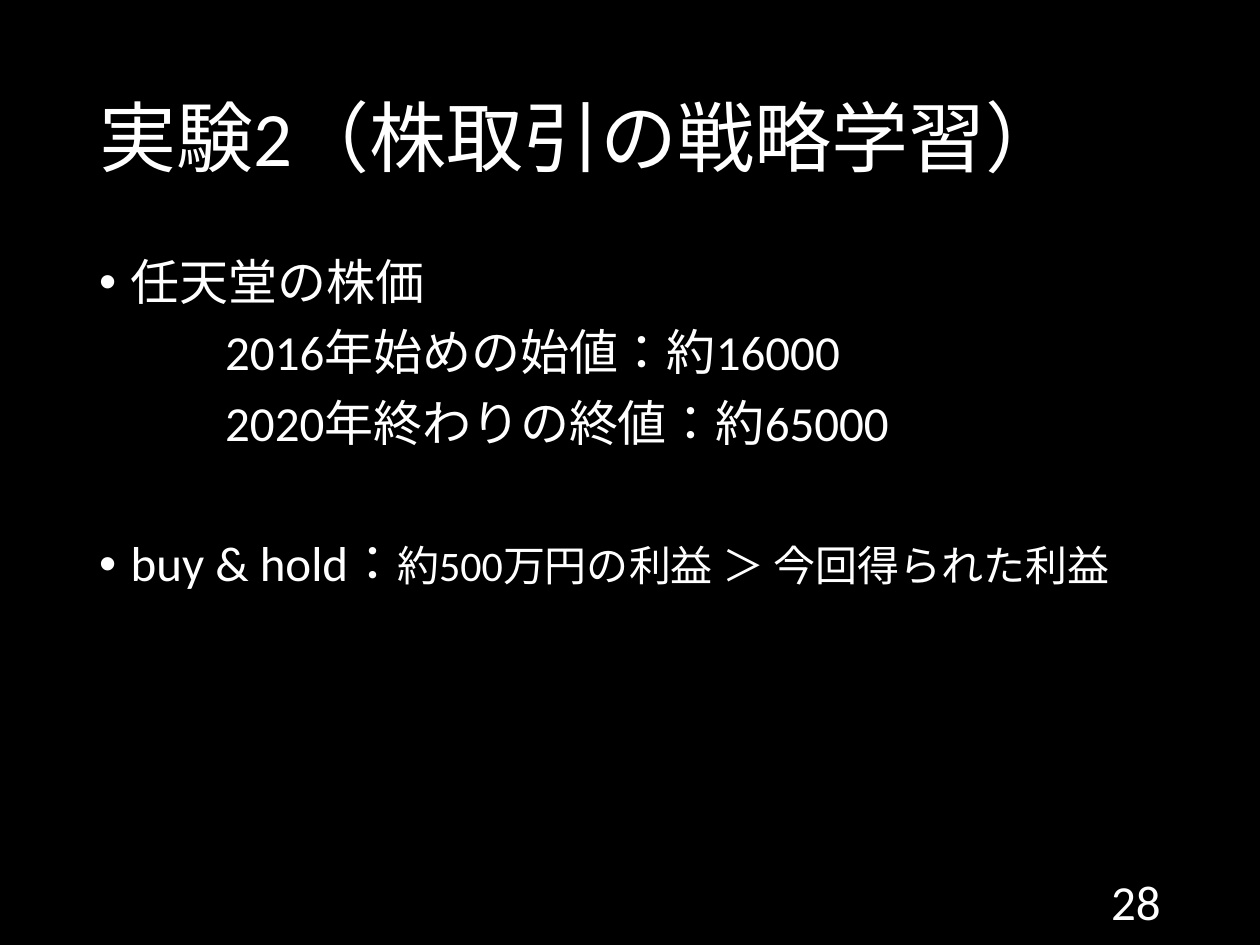
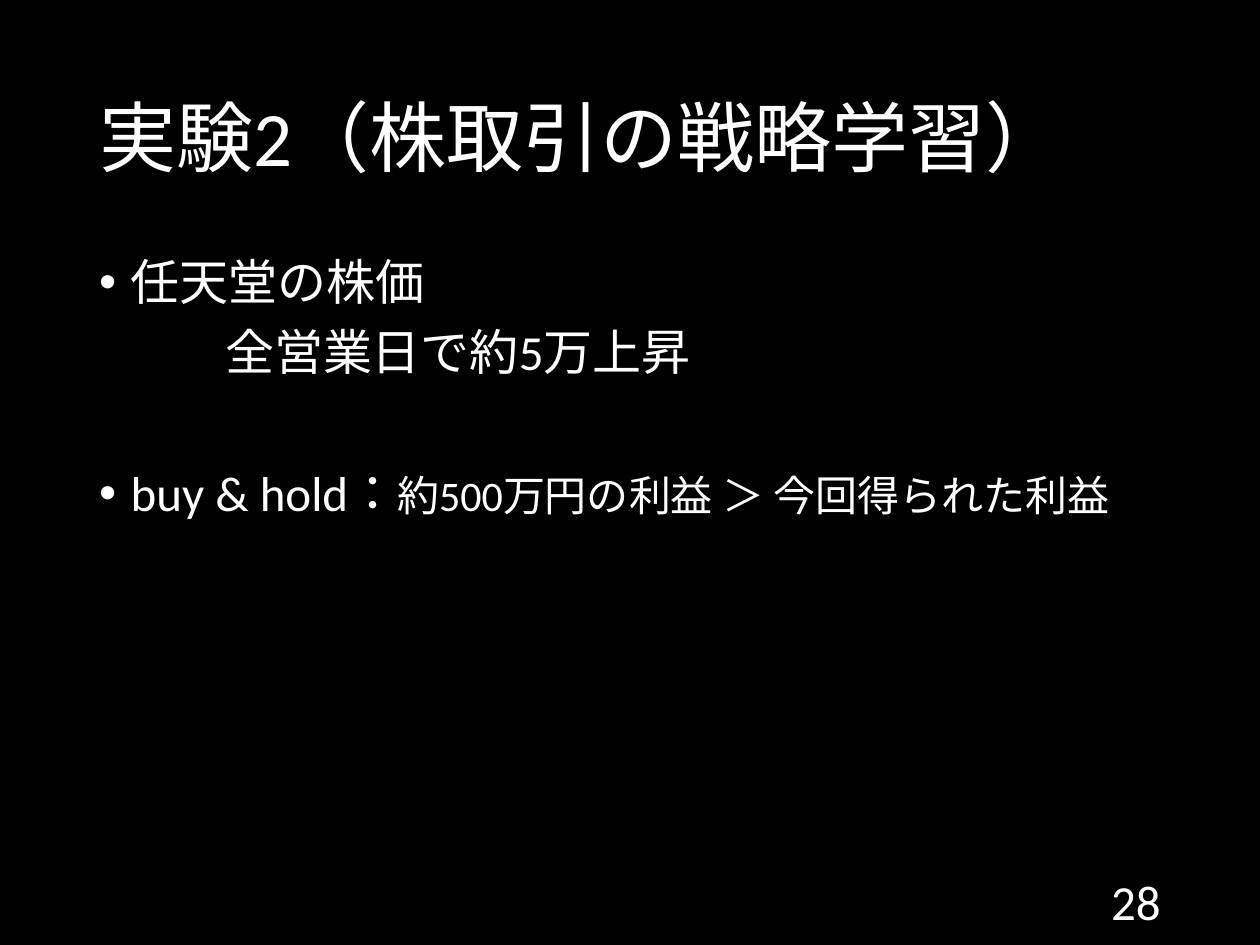
Before and after one commit to 1g-hub/ozeki, a slide deck: slide 28 of B3/情報工学実験II_発表資料.pptx. Drawn at 1260x945 pixels with LibreOffice and Linux fonts; fonts in the diff are those of the drawing. Boxes give left, top, right and bottom in pixels: in the first picture for what was removed or moved away, otherwise in the second. Text is boxed around its words. In the diff, an @@ line names an element or a change of style, - is before the commit and + after.

```diff
--- a/B3/情報工学実験II_発表資料.pptx
+++ b/B3/情報工学実験II_発表資料.pptx
@@ text at [225, 328, 690, 374]: text changed @@
-2016年始めの始値：約16000
-2020年終わりの終値：約65000
+全営業日で約5万上昇
```
Also in this commit, not shown: 11 other slides changed.
